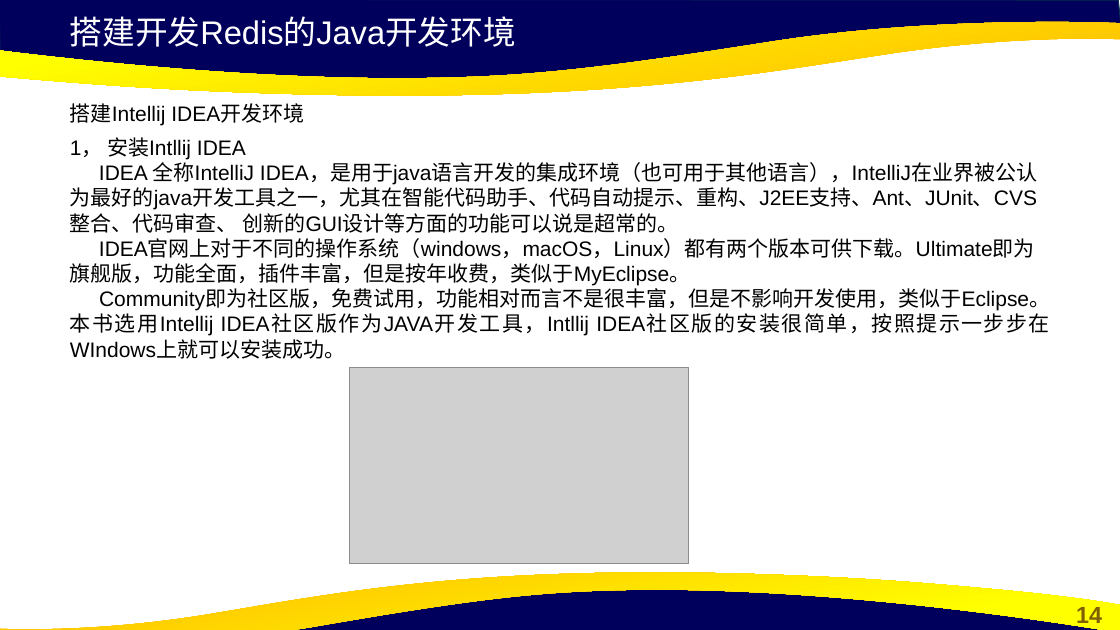
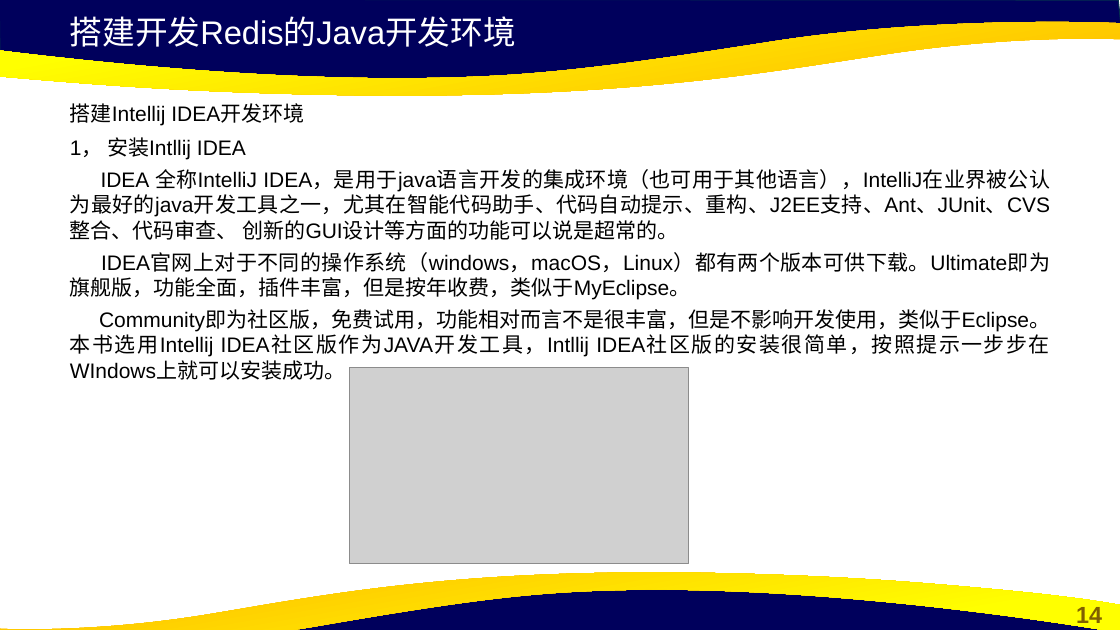
Before and after one commit to cxinping/Redis, a slide deck: slide 14 of ppt/第7章 Redis开发实战.pptx. Drawn at 1120x630 pixels with LibreOffice and Linux fonts; fonts in the diff are those of the drawing; grey boxes stand for pictures; background and template pictures are left out. Boxes give left, top, right and bottom in pixels: in the first picture for what was removed or moved away, otherwise in the second. Text is boxed around its words. In the diff, an @@ line names an element or a change of style, - is before the commit and + after.

```diff
--- a/ppt/第7章 Redis开发实战.pptx
+++ b/ppt/第7章 Redis开发实战.pptx
@@ text at [70,137,1050,380]: text changed @@
-1， 安装Intllij IDEA IDEA 全称IntelliJ IDEA，是用于java语言开发的集成环境（也可用于其他语言），IntelliJ在业界被公认为最好的java开发工具之一，尤其在智能代码助手、代码自动提示、重构、J2EE支持、Ant、JUnit、CVS整合、代码审查、 创新的GUI设计等方面的功能可以说是超常的。 IDEA官网上对于不同的操作系统（windows，macOS，Linux）都有两个版本可供下载。Ultimate即为旗舰版，功能全面，插件丰富，但是按年收费，类似于MyEclipse。 Community即为社区版，免费试用，功能相对而言不是很丰富，但是不影响开发使用，类似于Eclipse。本书选用Intellij IDEA社区版作为JAVA开发工具，Intllij IDEA社区版的安装很简单，按照提示一步步在WIndows上就可以安装成功。
+1， 安装Intllij IDEA
+IDEA 全称IntelliJ IDEA，是用于java语言开发的集成环境（也可用于其他语言），IntelliJ在业界被公认为最好的java开发工具之一，尤其在智能代码助手、代码自动提示、重构、J2EE支持、Ant、JUnit、CVS整合、代码审查、 创新的GUI设计等方面的功能可以说是超常的。
+IDEA官网上对于不同的操作系统（windows，macOS，Linux）都有两个版本可供下载。Ultimate即为旗舰版，功能全面，插件丰富，但是按年收费，类似于MyEclipse。
+Community即为社区版，免费试用，功能相对而言不是很丰富，但是不影响开发使用，类似于Eclipse。本书选用Intellij IDEA社区版作为JAVA开发工具，Intllij IDEA社区版的安装很简单，按照提示一步步在WIndows上就可以安装成功。
```
Also in this commit, not shown: 20 other slides changed, 1 other file.
